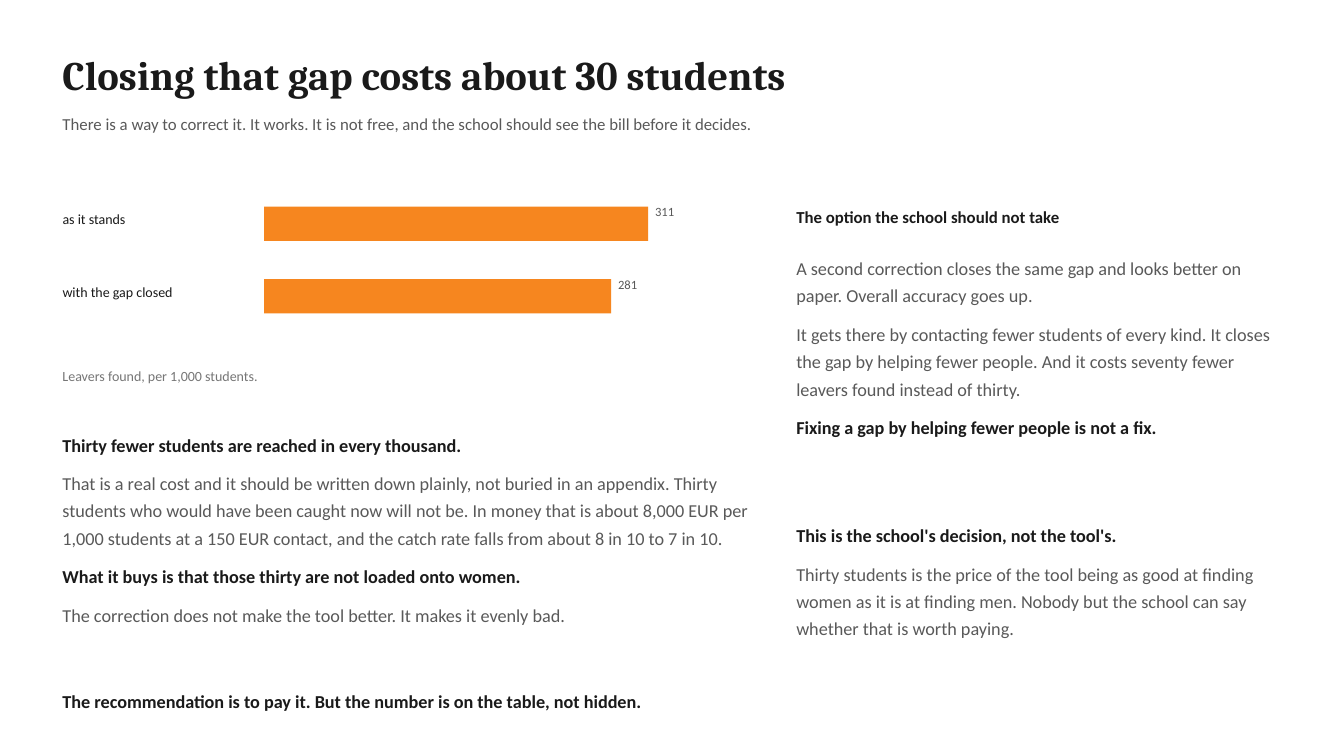
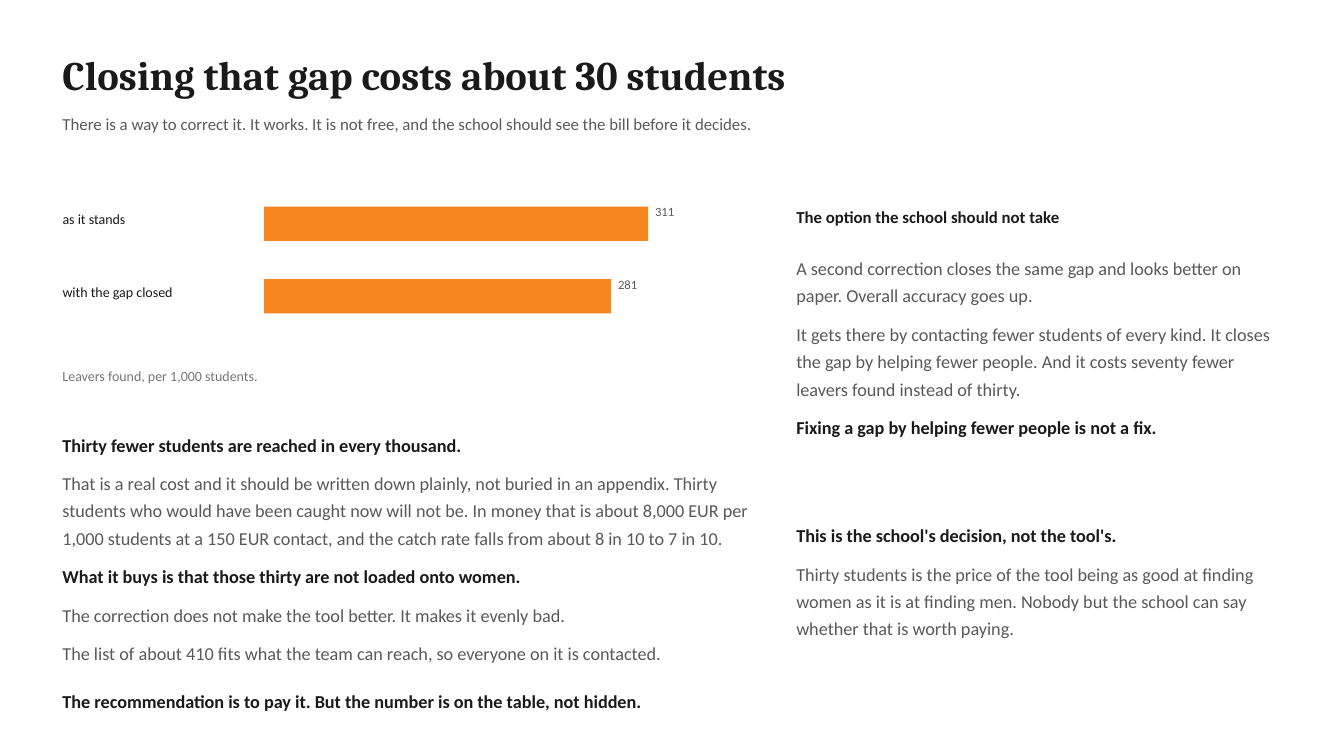
Before and after one commit to jeryldev/pgdaiml-capstone, a slide deck: slide 8 of presentations/business.pptx. Drawn at 1344x756 pixels with LibreOffice and Linux fonts; fonts in the diff are those of the drawing. Boxes give left, top, right and bottom in pixels: in the first picture for what was removed or moved away, otherwise in the second. Text is boxed around its words. In the diff, an @@ line names an element or a change of style, - is before the commit and + after.

Commit message:
feat(step-5): measure and document the ranking seam
Measure that the ExponentiatedGradient ranking collapses to five bands
(PR-AUC 0.822 to 0.617), so the shipped fair model picks the flag set
and the base model orders it. The fair set of 410 per 1,000 fits the
450 the team can staff, which is also what first brings the list inside
capacity: the unmitigated 483 overshoots it by 33. Document the seam and
its one failure case across notebook 05, the report, and both decks, add
the capacity print to notebook 05, and correct the parental-occupation
dummy count to 78 to 24.

```diff
--- a/presentations/business.pptx
+++ b/presentations/business.pptx
@@ text at [62,647,661,663]: paragraph added @@
+The list of about 410 fits what the team can reach, so everyone on it is contacted.
```
Also in this commit, not shown: 3 other slides changed, 9 other files.
